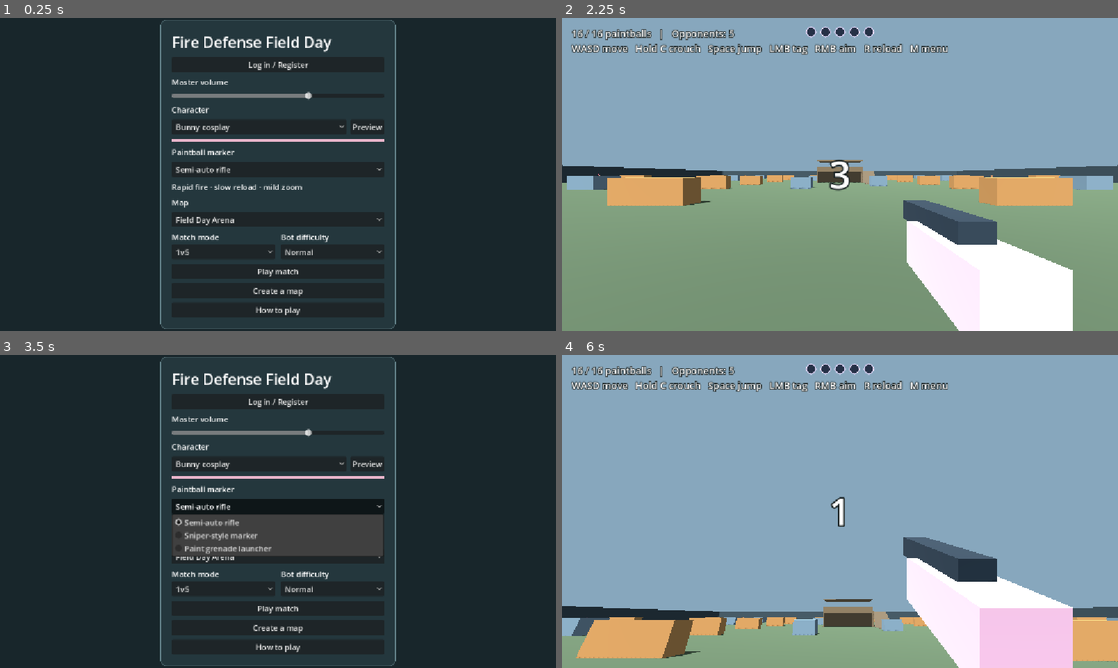
Above: before the commit, frames 1-4 (two rows, left to right).
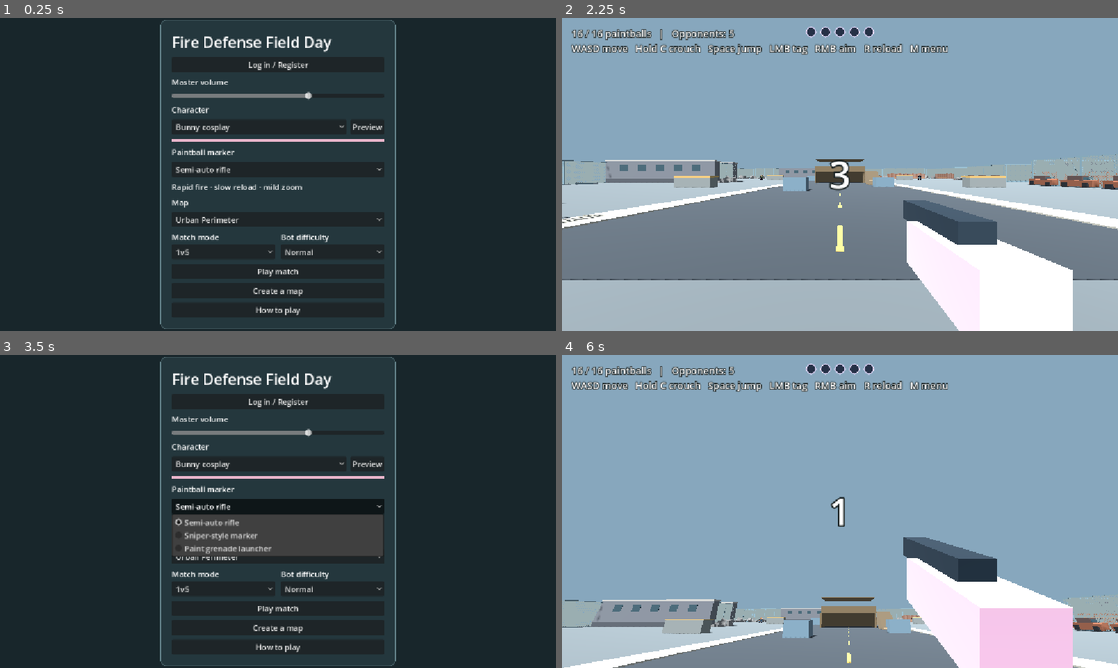
Above: after the commit, the same moments.

Repository: 302stang86/fdfd
Game: Godot game, scene res://menu.tscn
The game is run twice, just before and just after one commit, with the same random seed, the same clock (stepped at 60 frames per second) and the same inputs.
Inputs (mouse positions are in pixels of both pictures, inside the frame that each line leads up to):
- Up to frame 1 (0.25 s): no input
- Up to frame 2 (2.25 s): click "Normal" at 0.5 s; click "Normal" at 1.25 s; click "Play match" at 2 s
- Up to frame 3 (3.5 s): tap Enter at 2.75 s; move the mouse to (305, 511) at 2.77 s; hold W from 2.78 s (still down); tap M at 2.85 s; click (305, 511) at 2.92 s; tap Space at 3.02 s
- Up to frame 4 (6 s): release W at 3.5 s; click "Play match" at 3.5 s; tap Space at 4.25, 4.52 s; move the mouse to (812, 511) at 4.27 s; hold W from 4.28 s (still down); tap Enter at 4.35, 5 s; move the mouse to (851, 505) at 5.02 s; tap R at 5.1 s; move the mouse to (834, 517) at 5.77 s; tap C at 5.85 s; click (834, 517) at 5.92 s

The runs differ from the first frame. In frame 1, 0.1% of the frame differs, in the area x 31-43%, y 63-67%; in frame 2, 43%, in the area x 0-100%, y 43-100%; in frame 3, 0.1%; in frame 4, 14%.

Commit message:
Start on the redesigned Urban Perimeter map

Diff:
--- a/menu.gd
+++ b/menu.gd
@@ -208,7 +208,7 @@
 	for title in names:
 		maps.add_item(title + " (local)")
 		maps.set_item_metadata(maps.item_count - 1, title)
-	maps.select(0)
+	maps.select(2)
 
 func play_match() -> void:
 	arena = ARENA.instantiate()
